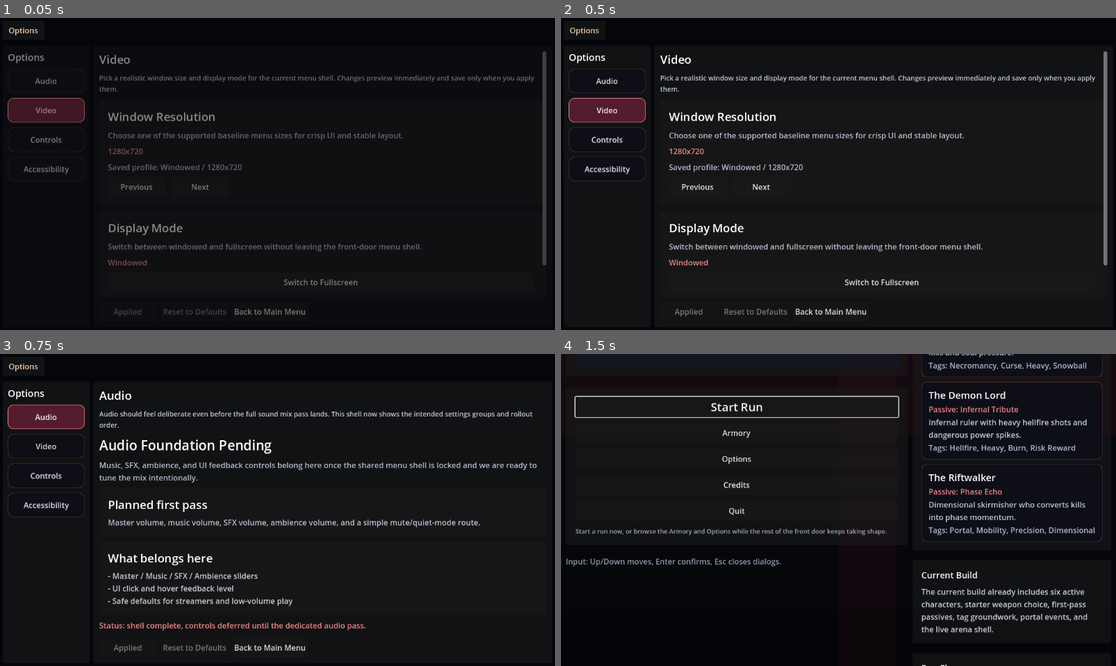
Above: before the commit, frames 1-4 (two rows, left to right).
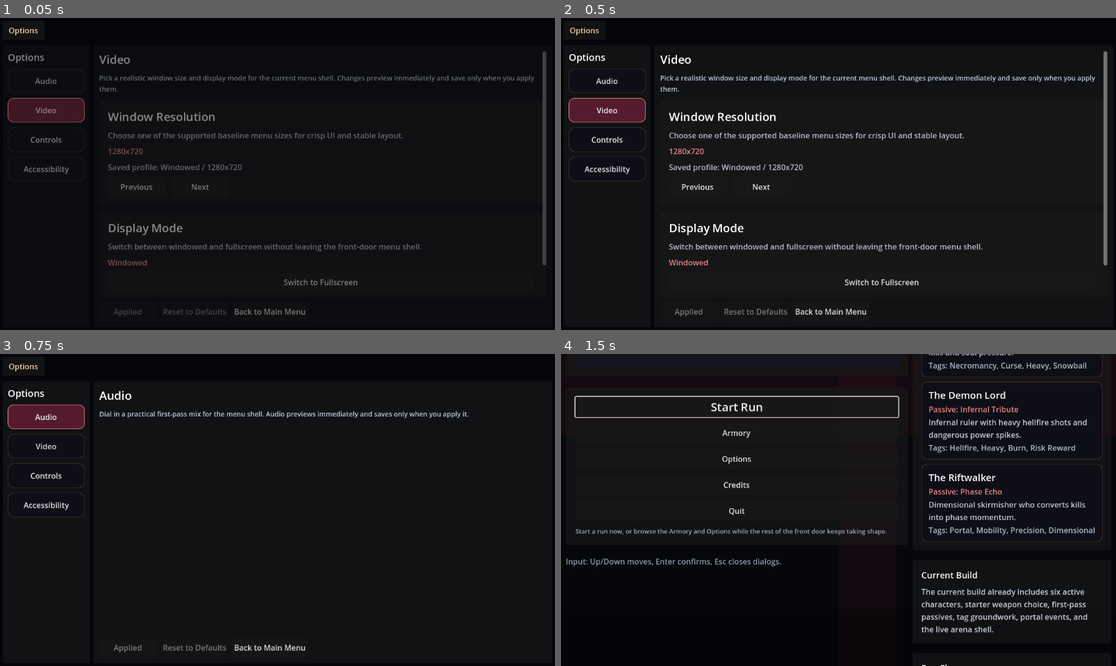
Above: after the commit, the same moments.

Repository: KevinRabbe/bullet-hell-roughe-lite
Game: Godot game, scene res://scenes/ui/OptionsMenu.tscn
The game is run twice, just before and just after one commit, with the same random seed, the same clock (stepped at 60 frames per second) and the same inputs. This scene is started directly instead of the project's main scene.
Inputs:
- Up to frame 1 (0.05 s): no input
- Up to frame 2 (0.5 s): no input
- Up to frame 3 (0.75 s): click "Audio" at 0.5 s
- Up to frame 4 (1.5 s): click "Back to Main Menu" at 1.25 s

Frames 1-2 are identical in both runs. In frame 3, 4.8% of the frame differs, in the area x 17-97%, y 18-89%; in frame 4, nothing differs.
Error after the commit: Invalid access to property or key 'theme_override_constants' on a base object of type 'VBoxContainer'. (res://scripts/ui/options_menu.gd:437)

Commit message:
Add audio options baseline

Diff:
--- /dev/null
+++ b/scripts/ui/audio_settings_runtime.gd
@@ -0,0 +1,113 @@
+extends RefCounted
+
+const CONFIG_PATH := "user://audio_settings.cfg"
+const AUDIO_SECTION := "audio"
+const KEY_MASTER := "master"
+const KEY_MUSIC := "music"
+const KEY_SFX := "sfx"
+const KEY_AMBIENCE := "ambience"
+const KEY_MUTED := "muted"
+const STEP := 0.1
+const MIN_LEVEL := 0.0
+const MAX_LEVEL := 1.0
+const MIN_DB := -80.0
+
+const BUS_BY_KEY := {
+	"master": "Master",
+	"music": "Music",
+	"sfx": "SFX",
+	"ambience": "Ambience"
+}
+
+static func default_settings() -> Dictionary:
+	return {
+		"master": 1.0,
+		"music": 1.0,
+		"sfx": 1.0,
+		"ambience": 1.0,
+		"muted": false
+	}
+
+static func load_settings() -> Dictionary:
+	var config := ConfigFile.new()
+	var result := default_settings()
+	var load_error := config.load(CONFIG_PATH)
+	if load_error != OK:
+		return result
+	for key in [KEY_MASTER, KEY_MUSIC, KEY_SFX, KEY_AMBIENCE]:
+		result[key] = clampf(float(config.get_value(AUDIO_SECTION, key, result[key])), MIN_LEVEL, MAX_LEVEL)
+	result[KEY_MUTED] = config.get_value(AUDIO_SECTION, KEY_MUTED, false) == true
+	return result
+
+static func save_settings(settings: Dictionary) -> void:
+	var config := ConfigFile.new()
+	for key in [KEY_MASTER, KEY_MUSIC, KEY_SFX, KEY_AMBIENCE]:
+		config.set_value(AUDIO_SECTION, key, _normalized_level(settings, key))
+	config.set_value(AUDIO_SECTION, KEY_MUTED, settings.get(KEY_MUTED, false) == true)
+	config.save(CONFIG_PATH)
+
+static func apply_saved_settings() -> Dictionary:
+	var settings := load_settings()
+	apply_settings(settings)
+	return settings
+
+static func apply_settings(settings: Dictionary) -> void:
+	var muted: bool = settings.get(KEY_MUTED, false) == true
+	for key in BUS_BY_KEY.keys():
+		var bus_name: String = str(BUS_BY_KEY[key])
+		var bus_index: int = AudioServer.get_bus_index(bus_name)
+		if bus_index < 0:
+			continue
+		var level: float = 0.0 if muted else _normalized_level(settings, key)
+		AudioServer.set_bus_volume_db(bus_index, _linear_to_db(level))
+
+static func clone_settings(settings: Dictionary) -> Dictionary:
+	return {
+		KEY_MASTER: _normalized_level(settings, KEY_MASTER),
+		KEY_MUSIC: _normalized_level(settings, KEY_MUSIC),
+		KEY_SFX: _normalized_level(settings, KEY_SFX),
+		KEY_AMBIENCE: _normalized_level(settings, KEY_AMBIENCE),
+		KEY_MUTED: settings.get(KEY_MUTED, false) == true
+	}
+
+static func settings_match(left: Dictionary, right: Dictionary) -> bool:
+	for key in [KEY_MASTER, KEY_MUSIC, KEY_SFX, KEY_AMBIENCE]:
+		if not is_equal_approx(_normalized_level(left, key), _normalized_level(right, key)):
+			return false
+	return left.get(KEY_MUTED, false) == right.get(KEY_MUTED, false)
+
+static func set_level(settings: Dictionary, key: String, level: float) -> Dictionary:
+	var normalized := clone_settings(settings)
+	if BUS_BY_KEY.has(key):
+		normalized[key] = clampf(level, MIN_LEVEL, MAX_LEVEL)
+	return normalized
+
+static func cycle_level(settings: Dictionary, key: String, direction: int) -> Dictionary:
+	var current: float = _normalized_level(settings, key)
+	return set_level(settings, key, current + (STEP * direction))
+
+static func toggle_muted(settings: Dictionary) -> Dictionary:
+	var normalized := clone_settings(settings)
+	normalized[KEY_MUTED] = normalized.get(KEY_MUTED, false) != true
+	return normalized
+
+static func build_summary(settings: Dictionary) -> String:
+	var muted: bool = settings.get(KEY_MUTED, false) == true
+	return "%s | Master %s | Music %s | SFX %s | Ambience %s" % [
+		"Muted" if muted else "Live",
+		_percent_text(_normalized_level(settings, KEY_MASTER)),
+		_percent_text(_normalized_level(settings, KEY_MUSIC)),
+		_percent_text(_normalized_level(settings, KEY_SFX)),
+		_percent_text(_normalized_level(settings, KEY_AMBIENCE))
+	]
+
+static func _normalized_level(settings: Dictionary, key: String) -> float:
+	return clampf(float(settings.get(key, default_settings().get(key, 1.0))), MIN_LEVEL, MAX_LEVEL)
+
+static func _linear_to_db(level: float) -> float:
+	if level <= 0.0001:
+		return MIN_DB
+	return linear_to_db(level)
+
+static func _percent_text(level: float) -> String:
+	return "%d%%" % int(round(level * 100.0))
--- a/scripts/ui/options_menu.gd
+++ b/scripts/ui/options_menu.gd
@@ -1,5 +1,6 @@
 extends Control
 
+const AudioSettingsRuntimeRef = preload("res://scripts/ui/audio_settings_runtime.gd")
 const DisplaySettingsRuntimeRef = preload("res://scripts/ui/display_settings_runtime.gd")
 const MenuAnimationRuntimeRef = preload("res://scripts/ui/menu_animation_runtime.gd")
 const MAIN_MENU_SCENE_PATH := "res://scenes/ui/MainMenu.tscn"
@@ -37,8 +38,10 @@
 @onready var placeholder_content: VBoxContainer = $RootMargin/RootVBox/MainHBox/ContentPanel/ContentMargin/ContentShell/ContentScroll/ContentVBox/PlaceholderContent
 @onready var placeholder_title_label: Label = $RootMargin/RootVBox/MainHBox/ContentPanel/ContentMargin/ContentShell/ContentScroll/ContentVBox/PlaceholderContent/PlaceholderTitle
 @onready var placeholder_body_label: Label = $RootMargin/RootVBox/MainHBox/ContentPanel/ContentMargin/ContentShell/ContentScroll/ContentVBox/PlaceholderContent/PlaceholderBody
+@onready var placeholder_focus_block: PanelContainer = $RootMargin/RootVBox/MainHBox/ContentPanel/ContentMargin/ContentShell/ContentScroll/ContentVBox/PlaceholderContent/FocusBlock
 @onready var placeholder_focus_title_label: Label = $RootMargin/RootVBox/MainHBox/ContentPanel/ContentMargin/ContentShell/ContentScroll/ContentVBox/PlaceholderContent/FocusBlock/FocusMargin/FocusVBox/FocusTitle
 @onready var placeholder_focus_body_label: Label = $RootMargin/RootVBox/MainHBox/ContentPanel/ContentMargin/ContentShell/ContentScroll/ContentVBox/PlaceholderContent/FocusBlock/FocusMargin/FocusVBox/FocusBody
+@onready var placeholder_checklist_block: PanelContainer = $RootMargin/RootVBox/MainHBox/ContentPanel/ContentMargin/ContentShell/ContentScroll/ContentVBox/PlaceholderContent/ChecklistBlock
 @onready var placeholder_checklist_label: Label = $RootMargin/RootVBox/MainHBox/ContentPanel/ContentMargin/ContentShell/ContentScroll/ContentVBox/PlaceholderContent/ChecklistBlock/ChecklistMargin/ChecklistVBox/ChecklistBody
 @onready var placeholder_status_label: Label = $RootMargin/RootVBox/MainHBox/ContentPanel/ContentMargin/ContentShell/ContentScroll/ContentVBox/PlaceholderContent/StatusLabel
 @onready var resolution_value_label: Label = $RootMargin/RootVBox/MainHBox/ContentPanel/ContentMargin/ContentShell/ContentScroll/ContentVBox/VideoContent/ResolutionBlock/ResolutionMargin/ResolutionVBox/ResolutionValue
@@ -56,12 +59,22 @@
 
 var saved_settings: Dictionary = {}
 var staged_settings: Dictionary = {}
+var saved_audio_settings: Dictionary = {}
+var staged_audio_settings: Dictionary = {}
 var current_tab: String = TAB_VIDEO
+var audio_runtime_box: VBoxContainer = null
+var audio_value_labels: Dictionary = {}
+var audio_mute_value_label: Label = null
+var audio_status_label: Label = null
+var audio_preview_label: Label = null
 
 func _ready() -> void:
 	saved_settings = DisplaySettingsRuntimeRef.apply_saved_settings()
 	staged_settings = DisplaySettingsRuntimeRef.clone_settings(saved_settings)
+	saved_audio_settings = AudioSettingsRuntimeRef.apply_saved_settings()
+	staged_audio_settings = AudioSettingsRuntimeRef.clone_settings(saved_audio_settings)
 	_apply_optional_texture(arena_texture, OPTIONS_BACKGROUND_ART_PATH)
+	_ensure_audio_runtime_content()
 	_apply_responsive_layout()
 	_connect_buttons()
 	_refresh_tab_styles()
@@ -172,18 +185,12 @@
 		video_content.visible = showing_video
 	if placeholder_content != null:
 		placeholder_content.visible = not showing_video
+	_toggle_audio_runtime_content(current_tab == TAB_AUDIO)
 	match current_tab:
 		TAB_AUDIO:
 			tab_title_label.text = "Audio"
-			tab_summary_label.text = "Audio should feel deliberate even before the full sound mix pass lands. This shell now shows the intended settings groups and rollout order."
-			_apply_placeholder_content(
-				"Audio Foundation Pending",
-				"Music, SFX, ambience, and UI feedback controls belong here once the shared menu shell is locked and we are ready to tune the mix intentionally.",
-				"Planned first pass",
-				"Master volume, music volume, SFX volume, ambience volume, and a simple mute/quiet-mode route.",
-				"- Master / Music / SFX / Ambience sliders\n- UI click and hover feedback level\n- Safe defaults for streamers and low-volume play",
-				"Status: shell complete, controls deferred until the dedicated audio pass."
-			)
+			tab_summary_label.text = "Dial in a practical first-pass mix for the menu shell. Audio previews immediately and saves only when you apply it."
+			_refresh_audio_content()
 		TAB_VIDEO:
 			tab_title_label.text = "Video"
 			tab_summary_label.text = "Pick a realistic window size and display mode for the current menu shell. Changes preview immediately and save only when you apply them."
@@ -210,6 +217,7 @@
 				"- Larger menu text mode\n- Reduced menu motion / softer animation pass\n- Stronger contrast and highlight states\n- Cleaner combat readability options later",
 				"Status: category shell ready, settings follow after menu readability review."
 			)
+	_refresh_action_row_state()
 
 func _apply_placeholder_content(title: String, body: String, focus_title: String, focus_body: String, checklist: String, status: String) -> void:
 	if placeholder_title_label != null:
@@ -246,6 +254,31 @@
 		reset_button.disabled = DisplaySettingsRuntimeRef.settings_match(DisplaySettingsRuntimeRef.default_settings(), staged_settings)
 	if preview_summary_label != null:
 		preview_summary_label.text = "Current preview: %s" % DisplaySettingsRuntimeRef.build_summary(staged_settings)
+	_refresh_action_row_state()
+
+func _refresh_audio_content() -> void:
+	if audio_runtime_box == null:
+		return
+	var channel_labels := {
+		"master": "Master",
+		"music": "Music",
+		"sfx": "SFX",
+		"ambience": "Ambience"
+	}
+	for channel_id in channel_labels.keys():
+		var label_variant: Variant = audio_value_labels.get(channel_id, null)
+		if label_variant is Label:
+			var channel_label: Label = label_variant
+			channel_label.text = "%s Volume: %s" % [channel_labels[channel_id], _format_audio_percent(staged_audio_settings, channel_id)]
+	if audio_mute_value_label != null:
+		audio_mute_value_label.text = "Mute is %s" % ("On" if staged_audio_settings.get("muted", false) == true else "Off")
+	if audio_status_label != null:
+		var is_dirty: bool = not AudioSettingsRuntimeRef.settings_match(saved_audio_settings, staged_audio_settings)
+		audio_status_label.text = "Preview differs from saved profile. Apply to keep it or Back to revert." if is_dirty else "Audio settings match the saved profile."
+		audio_status_label.modulate = Color(0.99, 0.83, 0.65, 0.96) if is_dirty else Color(0.75, 0.79, 0.86, 0.92)
+	if audio_preview_label != null:
+		audio_preview_label.text = "Current preview: %s" % AudioSettingsRuntimeRef.build_summary(staged_audio_settings)
+	_refresh_action_row_state()
 
 func _cycle_resolution(direction: int) -> void:
 	staged_settings = DisplaySettingsRuntimeRef.cycle_resolution(staged_settings, direction)
@@ -257,26 +290,42 @@
 	_apply_staged_preview()
 	_refresh_video_content()
 
-func _on_apply_pressed() -> void:
-	DisplaySettingsRuntimeRef.save_settings(staged_settings)
-	saved_settings = DisplaySettingsRuntimeRef.clone_settings(staged_settings)
-	DisplaySettingsRuntimeRef.apply_settings(saved_settings)
-	_refresh_video_content()
-	_apply_responsive_layout()
-
 func _on_reset_pressed() -> void:
-	staged_settings = DisplaySettingsRuntimeRef.default_settings()
-	_apply_staged_preview()
-	_refresh_video_content()
+	match current_tab:
+		TAB_VIDEO:
+			staged_settings = DisplaySettingsRuntimeRef.default_settings()
+			_apply_staged_preview()
+			_refresh_video_content()
+		TAB_AUDIO:
+			staged_audio_settings = AudioSettingsRuntimeRef.default_settings()
+			_apply_staged_audio_preview()
+			_refresh_audio_content()
 
 func _on_back_pressed() -> void:
 	if not DisplaySettingsRuntimeRef.settings_match(saved_settings, staged_settings):
 		staged_settings = DisplaySettingsRuntimeRef.clone_settings(saved_settings)
 		DisplaySettingsRuntimeRef.apply_settings(saved_settings)
+	if not AudioSettingsRuntimeRef.settings_match(saved_audio_settings, staged_audio_settings):
+		staged_audio_settings = AudioSettingsRuntimeRef.clone_settings(saved_audio_settings)
+		AudioSettingsRuntimeRef.apply_settings(saved_audio_settings)
 	get_tree().change_scene_to_file(MAIN_MENU_SCENE_PATH)
 
 func _apply_staged_preview() -> void:
 	DisplaySettingsRuntimeRef.apply_settings(staged_settings)
+	_apply_responsive_layout()
+
+func _apply_staged_audio_preview() -> void:
+	AudioSettingsRuntimeRef.apply_settings(staged_audio_settings)
+
+func _on_apply_pressed() -> void:
+	DisplaySettingsRuntimeRef.save_settings(staged_settings)
+	AudioSettingsRuntimeRef.save_settings(staged_audio_settings)
+	saved_settings = DisplaySettingsRuntimeRef.clone_settings(staged_settings)
+	saved_audio_settings = AudioSettingsRuntimeRef.clone_settings(staged_audio_settings)
+	DisplaySettingsRuntimeRef.apply_settings(saved_settings)
+	AudioSettingsRuntimeRef.apply_settings(saved_audio_settings)
+	_refresh_video_content()
+	_refresh_audio_content()
 	_apply_responsive_layout()
 
 func _apply_optional_texture(target: TextureRect, texture_path: String) -> bool:
@@ -364,3 +413,148 @@
 			action_button.custom_minimum_size = action_button_size
 	if action_row != null:
 		action_row.add_theme_constant_override("separation", 8 if very_tight else 12)
+
+func _refresh_action_row_state() -> void:
+	var has_video_changes: bool = not DisplaySettingsRuntimeRef.settings_match(saved_settings, staged_settings)
+	var has_audio_changes: bool = not AudioSettingsRuntimeRef.settings_match(saved_audio_settings, staged_audio_settings)
+	if apply_button != null:
+		apply_button.disabled = not (has_video_changes or has_audio_changes)
+		apply_button.text = "Apply Changes" if not apply_button.disabled else "Applied"
+	if reset_button != null:
+		match current_tab:
+			TAB_VIDEO:
+				reset_button.disabled = DisplaySettingsRuntimeRef.settings_match(DisplaySettingsRuntimeRef.default_settings(), staged_settings)
+			TAB_AUDIO:
+				reset_button.disabled = AudioSettingsRuntimeRef.settings_match(AudioSettingsRuntimeRef.default_settings(), staged_audio_settings)
+			_:
+				reset_button.disabled = true
+
+func _ensure_audio_runtime_content() -> void:
+	if placeholder_content == null or audio_runtime_box != null:
+		return
+	audio_runtime_box = VBoxContainer.new()
+	audio_runtime_box.name = "AudioRuntimeContent"
+	audio_runtime_box.theme_override_constants.separation = 14
+	audio_runtime_box.visible = false
+	placeholder_content.add_child(audio_runtime_box)
+	placeholder_content.move_child(audio_runtime_box, placeholder_content.get_child_count() - 1)
+	for channel_data in [
+		{"id": "master", "title": "Master Volume", "body": "Set the overall loudness for the current menu shell and any shared buses that route through Master."},
+		{"id": "music", "title": "Music Volume", "body": "Reserve a separate music channel now so later soundtrack drops can land without rebuilding the options route."},
+		{"id": "sfx", "title": "SFX Volume", "body": "Control weapon fire, hits, reward pings, and other gameplay feedback as the demo sound set grows."},
+		{"id": "ambience", "title": "Ambience Volume", "body": "Shape environmental loops, portal hums, and arena bed layers without muting combat feedback."}
+	]:
+		_add_audio_channel_block(channel_data)
+	_add_audio_mute_block()
+	audio_status_label = Label.new()
+	audio_status_label.autowrap_mode = TextServer.AUTOWRAP_WORD_SMART
+	audio_runtime_box.add_child(audio_status_label)
+	audio_preview_label = Label.new()
+	audio_preview_label.autowrap_mode = TextServer.AUTOWRAP_WORD_SMART
+	audio_preview_label.modulate = Color(0.84, 0.86, 0.91, 0.92)
+	audio_runtime_box.add_child(audio_preview_label)
+
+func _add_audio_channel_block(channel_data: Dictionary) -> void:
+	if audio_runtime_box == null:
+		return
+	var block := PanelContainer.new()
+	var margin := MarginContainer.new()
+	margin.add_theme_constant_override("margin_left", 18)
+	margin.add_theme_constant_override("margin_top", 18)
+	margin.add_theme_constant_override("margin_right", 18)
+	margin.add_theme_constant_override("margin_bottom", 18)
+	block.add_child(margin)
+	var column := VBoxContainer.new()
+	column.theme_override_constants.separation = 10
+	margin.add_child(column)
+	var title := Label.new()
+	title.text = str(channel_data.get("title", "Audio"))
+	title.add_theme_font_size_override("font_size", 24)
+	column.add_child(title)
+	var body := Label.new()
+	body.text = str(channel_data.get("body", ""))
+	body.autowrap_mode = TextServer.AUTOWRAP_WORD_SMART
+	body.modulate = Color(0.8, 0.831373, 0.901961, 0.88)
+	column.add_child(body)
+	var value_label := Label.new()
+	value_label.theme_override_colors.font_color = Color(0.992157, 0.560784, 0.560784, 0.95)
+	value_label.add_theme_font_size_override("font_size", 22)
+	column.add_child(value_label)
+	audio_value_labels[str(channel_data.get("id", ""))] = value_label
+	var controls := HBoxContainer.new()
+	controls.theme_override_constants.separation = 12
+	column.add_child(controls)
+	var prev_button := Button.new()
+	prev_button.custom_minimum_size = Vector2(180, 48)
+	prev_button.text = "Lower"
+	prev_button.pressed.connect(func() -> void:
+		_cycle_audio_channel(str(channel_data.get("id", "")), -1)
+	)
+	controls.add_child(prev_button)
+	var next_button := Button.new()
+	next_button.custom_minimum_size = Vector2(180, 48)
+	next_button.text = "Raise"
+	next_button.pressed.connect(func() -> void:
+		_cycle_audio_channel(str(channel_data.get("id", "")), 1)
+	)
+	controls.add_child(next_button)
+	audio_runtime_box.add_child(block)
+
+func _add_audio_mute_block() -> void:
+	if audio_runtime_box == null:
+		return
+	var block := PanelContainer.new()
+	var margin := MarginContainer.new()
+	margin.add_theme_constant_override("margin_left", 18)
+	margin.add_theme_constant_override("margin_top", 18)
+	margin.add_theme_constant_override("margin_right", 18)
+	margin.add_theme_constant_override("margin_bottom", 18)
+	block.add_child(margin)
+	var column := VBoxContainer.new()
+	column.theme_override_constants.separation = 10
+	margin.add_child(column)
+	var title := Label.new()
+	title.text = "Quiet Mode"
+	title.add_theme_font_size_override("font_size", 24)
+	column.add_child(title)
+	var body := Label.new()
+	body.text = "Use a simple mute route when you need the front-door shell silent without rewriting every future audio source."
+	body.autowrap_mode = TextServer.AUTOWRAP_WORD_SMART
+	body.modulate = Color(0.8, 0.831373, 0.901961, 0.88)
+	column.add_child(body)
+	audio_mute_value_label = Label.new()
+	audio_mute_value_label.theme_override_colors.font_color = Color(0.992157, 0.560784, 0.560784, 0.95)
+	audio_mute_value_label.add_theme_font_size_override("font_size", 22)
+	column.add_child(audio_mute_value_label)
+	var toggle_button := Button.new()
+	toggle_button.custom_minimum_size = Vector2(220, 48)
+	toggle_button.text = "Toggle Mute"
+	toggle_button.pressed.connect(func() -> void:
+		staged_audio_settings = AudioSettingsRuntimeRef.toggle_muted(staged_audio_settings)
+		_apply_staged_audio_preview()
+		_refresh_audio_content()
+	)
+	column.add_child(toggle_button)
+	audio_runtime_box.add_child(block)
+
+func _toggle_audio_runtime_content(show_audio_runtime: bool) -> void:
+	if audio_runtime_box != null:
+		audio_runtime_box.visible = show_audio_runtime
+	if placeholder_title_label != null:
+		placeholder_title_label.visible = not show_audio_runtime
+	if placeholder_body_label != null:
+		placeholder_body_label.visible = not show_audio_runtime
+	if placeholder_focus_block != null:
+		placeholder_focus_block.visible = not show_audio_runtime
+	if placeholder_checklist_block != null:
+		placeholder_checklist_block.visible = not show_audio_runtime
+	if placeholder_status_label != null:
+		placeholder_status_label.visible = not show_audio_runtime
+
+func _cycle_audio_channel(channel_id: String, direction: int) -> void:
+	staged_audio_settings = AudioSettingsRuntimeRef.cycle_level(staged_audio_settings, channel_id, direction)
+	_apply_staged_audio_preview()
+	_refresh_audio_content()
+
+func _format_audio_percent(settings: Dictionary, channel_id: String) -> String:
+	return "%d%%" % int(round(float(settings.get(channel_id, 1.0)) * 100.0))
